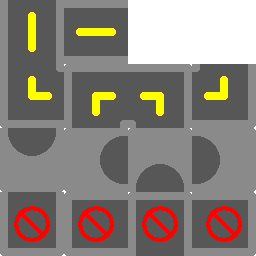
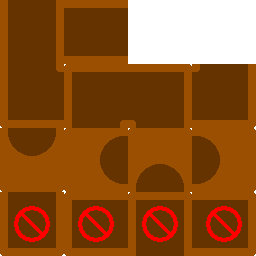
Layered file, before and after one edit (256×256). Changes by layer:
added group "old" (1st of 2) with 1 layers over 0, 0, 256, 256
renamed "Paint Layer 1 Merged" to "old", moved it into group "old", painted on it over 0, 0, 256, 256
